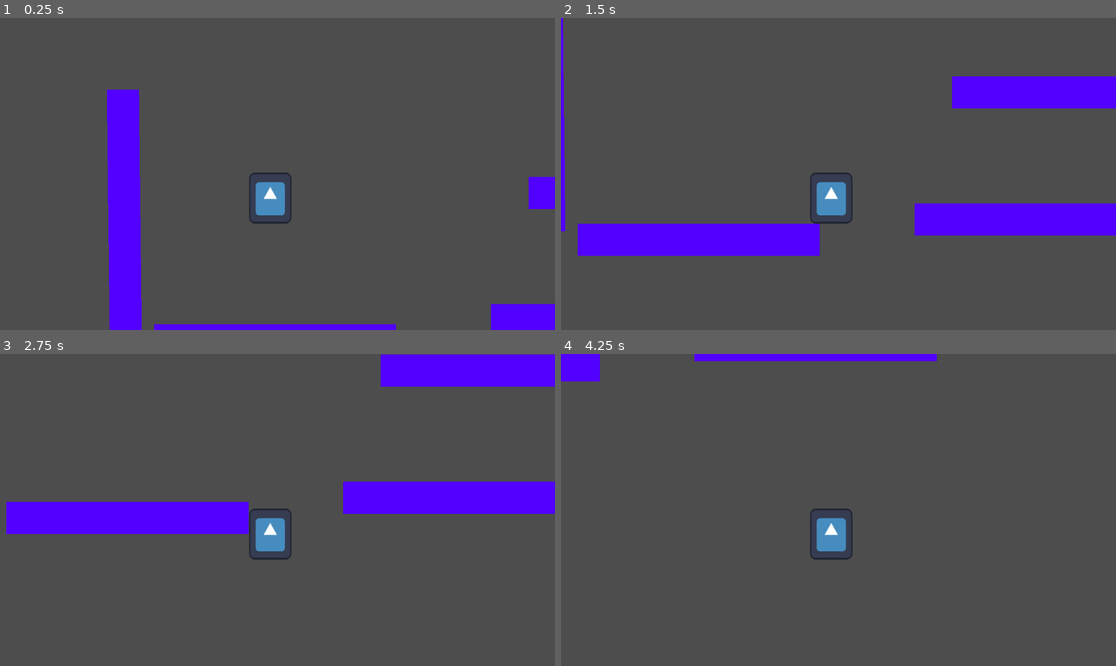
Above: before the commit, frames 1-4 (two rows, left to right).
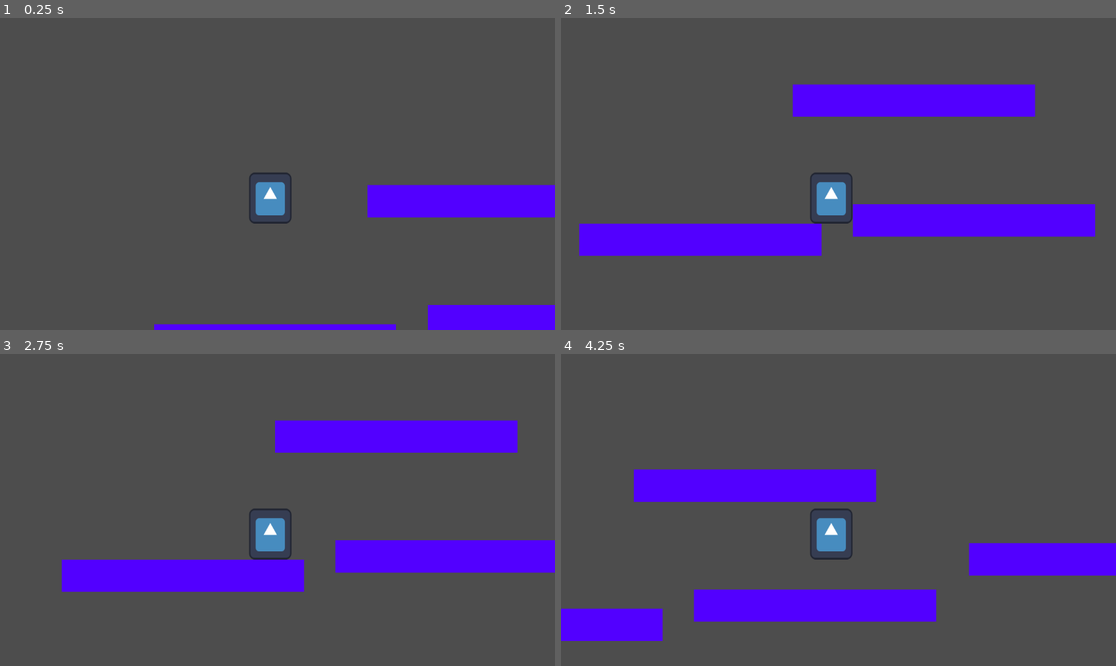
Above: after the commit, the same moments.

Repository: Ray46501/2D-Platformer-Game
Game: Godot game, scene res://scenes/world.tscn
Two runs of this game, one before a commit and one after it. Both use one fixed random seed, a clock stepped at 60 frames per second and the inputs below. The engine's default icon, where the game draws it, is replaced by a stand-in: a white triangle on a blue panel in a dark square.
Inputs:
- Up to frame 1 (0.25 s): no input
- Up to frame 2 (1.5 s): hold D (move_right) from 0.53 s (still down); tap S (smash) at 0.6, 1.35 s; tap Space (jump) at 0.77 s
- Up to frame 3 (2.75 s): tap Space (jump) at 1.52 s; release D (move_right) at 2.03 s; hold A (move_left) from 2.03 s (still down); tap S (smash) at 2.1 s
- Up to frame 4 (4.25 s): release A (move_left) at 2.78 s; hold D (move_right) from 2.78 s (still down); tap S (smash) at 2.85, 3.6 s; tap Space (jump) at 3.02, 3.77 s

The runs differ from the first frame. In frame 1, 8.8% of the frame differs, in the area x 19-100%, y 22-100%; in frame 2, 7.6%; in frame 3, 25%, in the area x 1-100%, y 0-77%; in frame 4, 16%.

Commit message:
fixed wallslide bug

Diff:
--- a/scenes/world.tscn
+++ b/scenes/world.tscn
@@ -26,7 +26,7 @@
 shape = SubResource("RectangleShape2D_j4w5s")
 
 [node name="Platform2" type="StaticBody2D" parent="."]
-position = Vector2(1279, 540)
+position = Vector2(1148, 542)
 scale = Vector2(0.502955, 0.666588)
 
 [node name="MeshInstance2D" type="MeshInstance2D" parent="Platform2"]
@@ -38,7 +38,7 @@
 shape = SubResource("RectangleShape2D_j4w5s")
 
 [node name="Platform3" type="StaticBody2D" parent="."]
-position = Vector2(2030, 479)
+position = Vector2(1719, 446)
 scale = Vector2(0.502955, 0.666588)
 
 [node name="MeshInstance2D" type="MeshInstance2D" parent="Platform3"]
@@ -50,7 +50,7 @@
 shape = SubResource("RectangleShape2D_j4w5s")
 
 [node name="Platform4" type="StaticBody2D" parent="."]
-position = Vector2(1357, 276)
+position = Vector2(1023, 293)
 scale = Vector2(0.502955, 0.666588)
 
 [node name="MeshInstance2D" type="MeshInstance2D" parent="Platform4"]
@@ -60,16 +60,3 @@
 [node name="CollisionShape2D" type="CollisionShape2D" parent="Platform4"]
 position = Vector2(0, 0.5)
 shape = SubResource("RectangleShape2D_j4w5s")
-
-[node name="Platform5" type="StaticBody2D" parent="."]
-position = Vector2(267, 313)
-rotation = -1.58259
-scale = Vector2(0.502955, 0.666588)
-
-[node name="MeshInstance2D" type="MeshInstance2D" parent="Platform5"]
-modulate = Color(0.321569, 0, 1, 1)
-mesh = SubResource("QuadMesh_de3si")
-
-[node name="CollisionShape2D" type="CollisionShape2D" parent="Platform5"]
-position = Vector2(0, 0.5)
-shape = SubResource("RectangleShape2D_j4w5s")
--- a/scripts/player.gd
+++ b/scripts/player.gd
@@ -6,10 +6,10 @@
 @export var JUMP_VELOCITY = -400.0
 var gravity = ProjectSettings.get_setting("physics/2d/default_gravity")
 
-# Limiting Player Jumps and Introducing Wall Slide/Stick
+# Limiting Player Jumps
 var current_jumps = 0
 var max_jumps = 2
-const wall_slide_acceleration = 10
+const wall_slide_acceleration = 5
 const max_wall_slide_speed = 120
 
 func _physics_process(delta):
@@ -20,21 +20,15 @@
 			velocity.y = 1000
 
 	# Handles Wall SLide and Double Jump
-	if is_on_floor() || is_on_wall():
+	if is_on_floor():
 		current_jumps = 0
 
-	if is_on_wall() && (Input.is_action_just_pressed("move_right") || Input.is_action_just_pressed("move_left")):
-		if velocity.y >= 0:
-			velocity.y = min(velocity.y + wall_slide_acceleration, max_wall_slide_speed)
-
-	# Handles Player Movement
 	if Input.is_action_just_pressed("jump") && current_jumps < max_jumps:
 		velocity.y = JUMP_VELOCITY
 		current_jumps += 1
 
-
 	if Input.is_action_just_pressed("smash"):
-		velocity.y = -JUMP_VELOCITY * 10
+		velocity.y = -JUMP_VELOCITY	* 10
 
 	var direction = Input.get_axis("move_left", "move_right")
 	velocity.x = direction * SPEED
